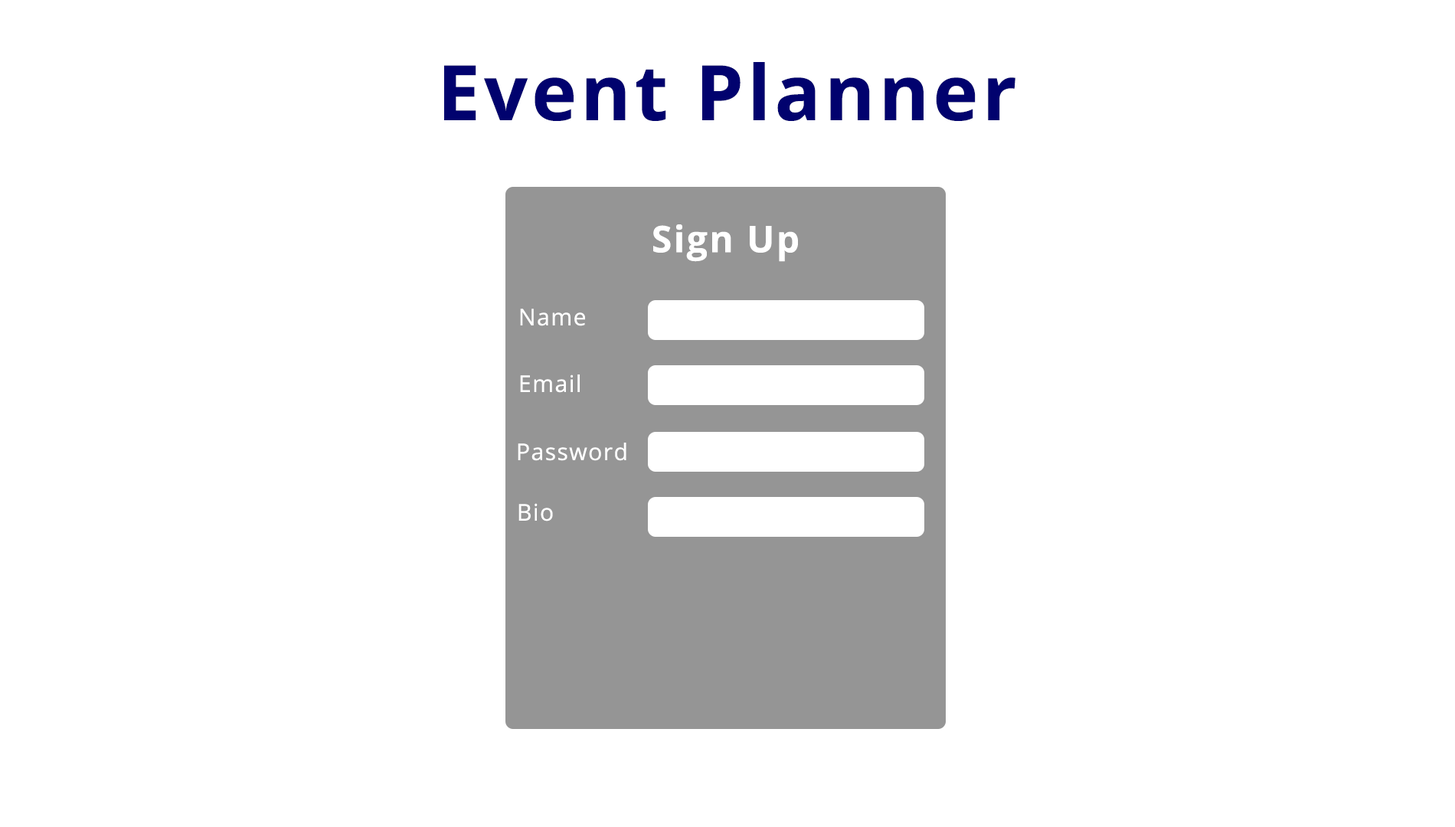
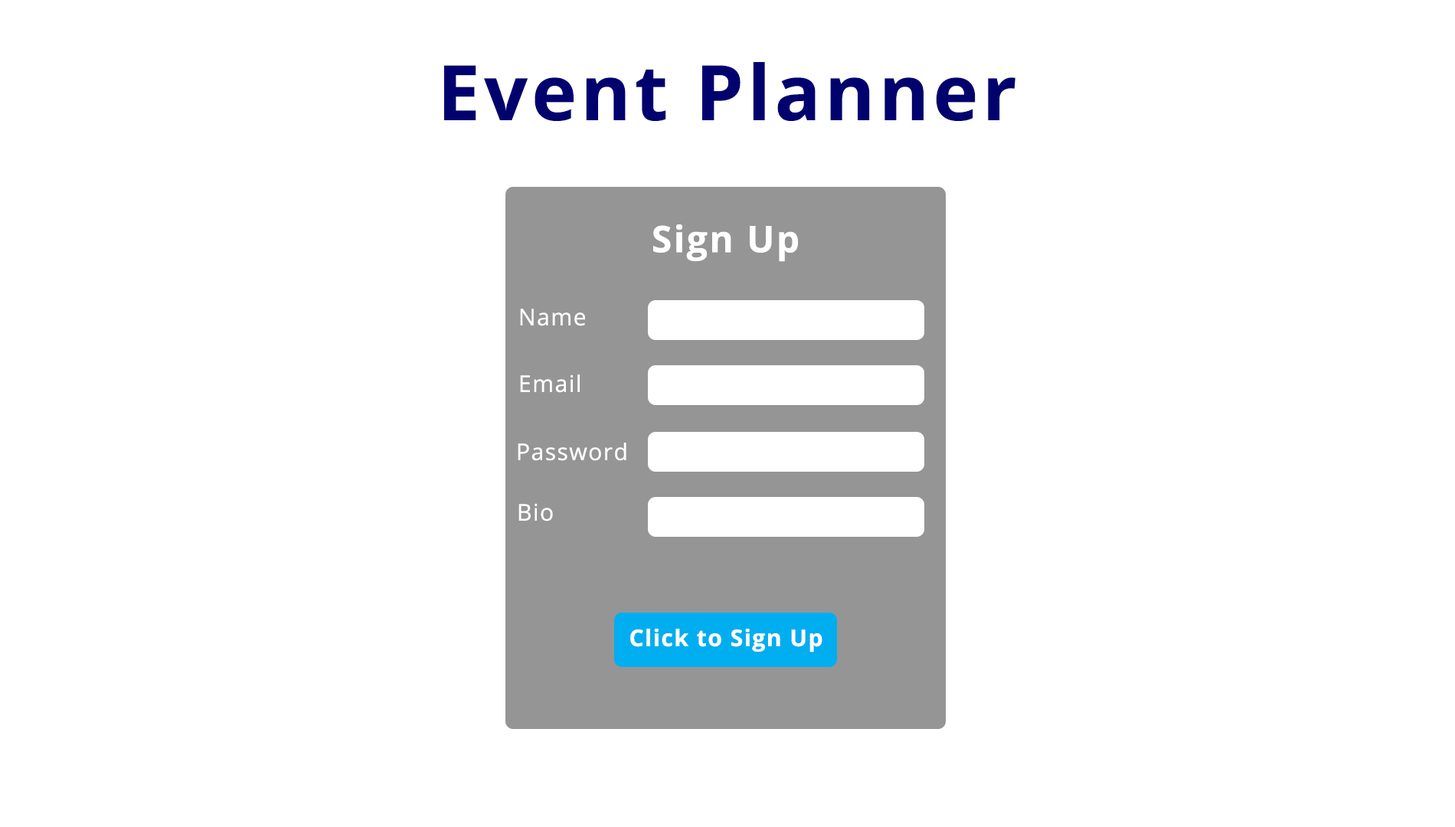
Two versions of the same layered image (1455x827). Layer-by-layer changes:
added layer "signup-button-text" above "signup-button" over [630, 628, 823, 653]
added layer "signup-button" above "main-title" over [614, 612, 838, 668]
